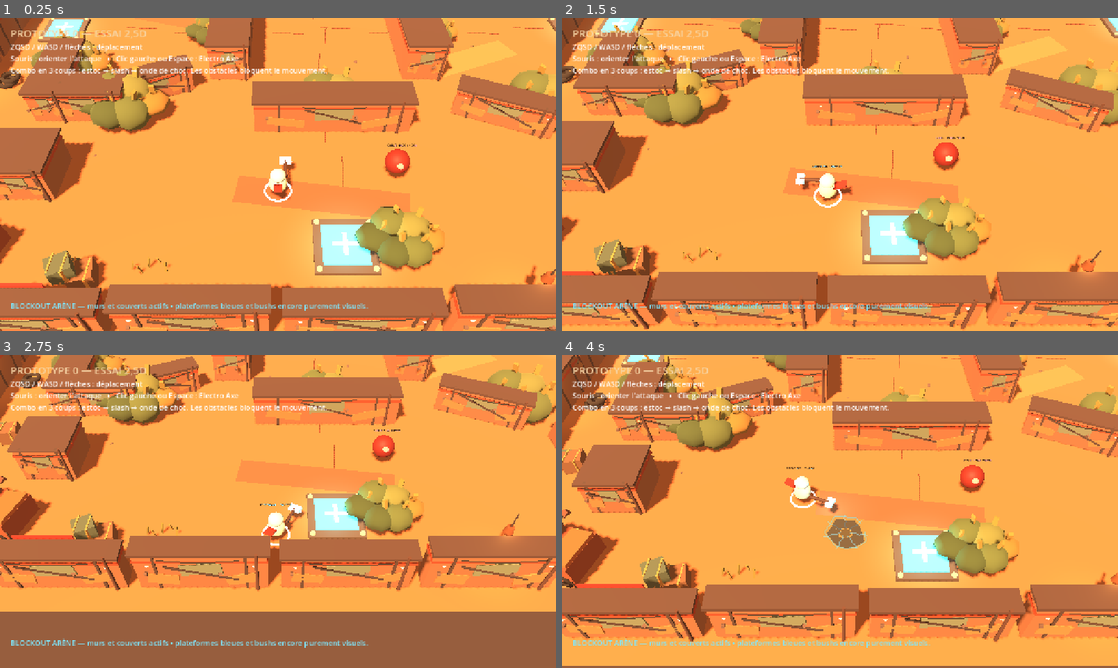
Above: before the commit, frames 1-4 (two rows, left to right).
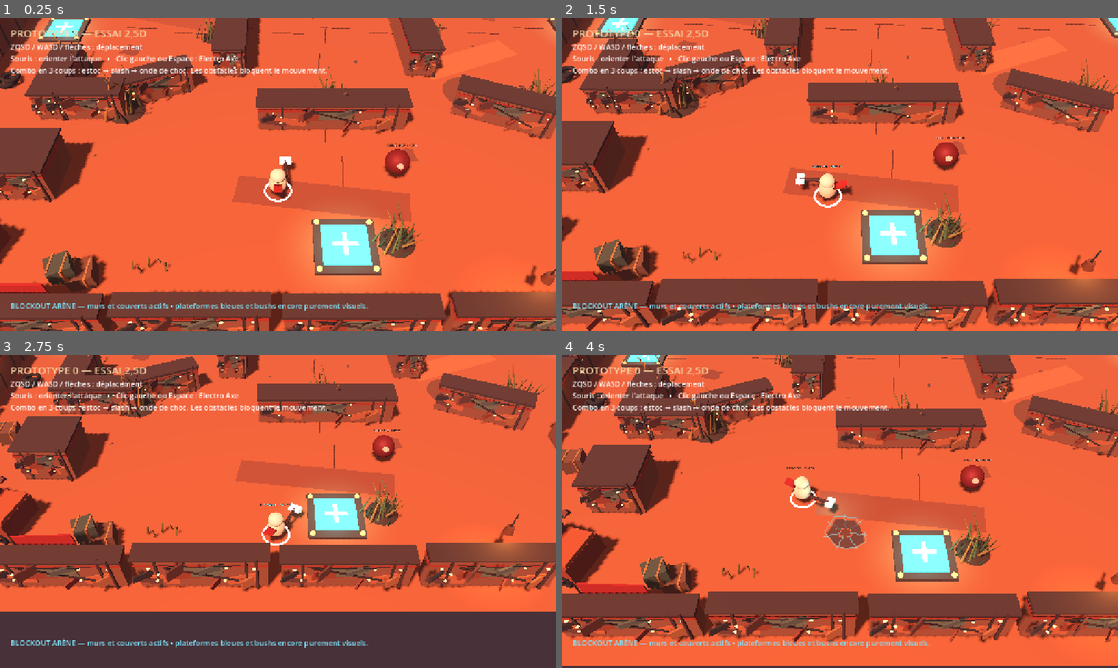
Above: after the commit, the same moments.

Repository: aKoMoses/PROTOTYPE-V0.1
Game: Godot game, scene res://scenes/main.tscn
Two runs of this game, one before a commit and one after it. Both use one fixed random seed, a clock stepped at 60 frames per second and the inputs below.
Inputs (mouse positions are in pixels of both pictures, inside the frame that each line leads up to):
- Up to frame 1 (0.25 s): no input
- Up to frame 2 (1.5 s): move the mouse to (962, 158) at 0.52 s; hold D 0.53-1.28 s; hold Q 0.53-1.28 s; click (962, 158) at 0.67 s; tap Space at 0.77 s; move the mouse to (728, 190) at 1.27 s; hold S from 1.28 s (still down); tap Z at 1.35 s
- Up to frame 3 (2.75 s): tap Space at 1.52 s; move the mouse to (333, 442) at 2.02 s; release S at 2.03 s; hold D from 2.03 s (still down); hold Q from 2.03 s (still down)
- Up to frame 4 (4 s): move the mouse to (812, 574) at 2.77 s; release D at 2.78 s; release Q at 2.78 s; hold W 2.78-3.53 s; tap Z at 2.85 s; click (812, 574) at 2.92 s; tap Space at 3.02, 3.77 s; move the mouse to (1006, 558) at 3.52 s; hold A from 3.53 s (still down); hold Q from 3.53 s (still down)

The runs differ from the first frame. In frame 1, 98% of the frame differs, in the area x 0-100%, y 0-100%; in frame 2, 98%; in frame 3, 98%; in frame 4, 98%.

Commit message:
Refine dark cartoon gladiator arena

Diff:
--- a/scripts/main.gd
+++ b/scripts/main.gd
@@ -5,6 +5,19 @@
 const TARGET_SCRIPT := preload("res://scripts/target_dummy.gd")
 
 var player: CharacterBody3D
+var _ambient_clock := 0.0
+var _flicker_lights: Array[OmniLight3D] = []
+
+
+func _process(delta: float) -> void:
+	_ambient_clock += delta
+	for index in range(_flicker_lights.size()):
+		var light := _flicker_lights[index]
+		if not is_instance_valid(light):
+			continue
+		var base_energy := float(light.get_meta("base_energy", 1.0))
+		var phase := float(index) * 1.71
+		light.light_energy = base_energy + sin(_ambient_clock * (5.0 + float(index % 3)) + phase) * 0.14 + sin(_ambient_clock * 11.0 + phase) * 0.06
 
 
 func _ready() -> void:
@@ -20,21 +33,21 @@
 	var world_environment := WorldEnvironment.new()
 	var environment := Environment.new()
 	environment.background_mode = Environment.BG_COLOR
-	environment.background_color = Color("#2b201d")
+	environment.background_color = Color("#20191b")
 	environment.ambient_light_source = Environment.AMBIENT_SOURCE_COLOR
-	environment.ambient_light_color = Color("#f2c08d")
-	environment.ambient_light_energy = 0.55
+	environment.ambient_light_color = Color("#b07b70")
+	environment.ambient_light_energy = 0.42
 	environment.fog_enabled = true
-	environment.fog_light_color = Color("#c6805b")
-	environment.fog_light_energy = 0.32
-	environment.fog_density = 0.006
+	environment.fog_light_color = Color("#755660")
+	environment.fog_light_energy = 0.24
+	environment.fog_density = 0.008
 	environment.tonemap_mode = Environment.TONE_MAPPER_FILMIC
 	world_environment.environment = environment
 	add_child(world_environment)
 
 	var sun := DirectionalLight3D.new()
-	sun.light_color = Color("#ffd0a1")
-	sun.light_energy = 1.25
+	sun.light_color = Color("#d8a18d")
+	sun.light_energy = 1.05
 	sun.rotation_degrees = Vector3(-55.0, -35.0, 0.0)
 	sun.shadow_enabled = true
 	add_child(sun)
@@ -49,6 +62,7 @@
 	ground.material_override = _material(Color("#a9663f"), 0.98)
 	add_child(ground)
 	_create_ground_details()
+	_create_ambient_dust()
 
 	_build_scrap_perimeter()
 
@@ -61,20 +75,20 @@
 
 	# Main readable lanes: two central columns, transverse covers and mirrored
 	# side pockets inspired by the reference without copying it literally.
-	_create_scrap_barrier("NorthCenterCover", Vector3(0.0, 1.15, -9.0), Vector3(11.5, 2.3, 2.0))
-	_create_scrap_barrier("WestSpine", Vector3(-7.0, 1.35, 1.2), Vector3(2.8, 2.7, 10.5))
-	_create_scrap_barrier("EastSpine", Vector3(7.0, 1.35, 1.2), Vector3(2.8, 2.7, 10.5))
-	_create_scrap_barrier("SouthCenterCover", Vector3(0.0, 1.15, 11.0), Vector3(10.0, 2.3, 2.0))
+	_create_scrap_barrier("NorthCenterCover", Vector3(0.0, 0.95, -9.0), Vector3(10.8, 1.9, 1.55))
+	_create_scrap_barrier("WestSpine", Vector3(-7.0, 1.10, 1.2), Vector3(2.15, 2.2, 9.6))
+	_create_scrap_barrier("EastSpine", Vector3(7.0, 1.10, 1.2), Vector3(2.15, 2.2, 9.6))
+	_create_scrap_barrier("SouthCenterCover", Vector3(0.0, 0.95, 11.0), Vector3(9.5, 1.9, 1.55))
 
 	_create_scrap_barrier("NorthWestAngle", Vector3(-11.3, 1.0, -9.4), Vector3(6.2, 2.0, 1.4), -24.0)
 	_create_scrap_barrier("SouthEastAngle", Vector3(11.3, 1.0, 10.8), Vector3(6.2, 2.0, 1.4), -24.0)
 	_create_scrap_barrier("NorthEastAngle", Vector3(12.0, 0.95, -6.7), Vector3(5.0, 1.9, 1.3), 25.0)
 	_create_scrap_barrier("SouthWestAngle", Vector3(-12.0, 0.95, 8.1), Vector3(5.0, 1.9, 1.3), 25.0)
 
-	_create_scrap_barrier("WestPocketLong", Vector3(-18.5, 1.15, 8.0), Vector3(2.2, 2.3, 6.0))
-	_create_scrap_barrier("WestPocketShort", Vector3(-16.0, 1.15, 10.0), Vector3(5.0, 2.3, 2.0))
-	_create_scrap_barrier("EastPocketLong", Vector3(18.5, 1.15, -8.0), Vector3(2.2, 2.3, 6.0))
-	_create_scrap_barrier("EastPocketShort", Vector3(16.0, 1.15, -10.0), Vector3(5.0, 2.3, 2.0))
+	_create_scrap_barrier("WestPocketLong", Vector3(-18.5, 1.0, 8.0), Vector3(1.8, 2.0, 5.5))
+	_create_scrap_barrier("WestPocketShort", Vector3(-16.0, 1.0, 10.0), Vector3(4.6, 2.0, 1.6))
+	_create_scrap_barrier("EastPocketLong", Vector3(18.5, 1.0, -8.0), Vector3(1.8, 2.0, 5.5))
+	_create_scrap_barrier("EastPocketShort", Vector3(16.0, 1.0, -10.0), Vector3(4.6, 2.0, 1.6))
 
 	_create_scrap_barrier("NorthWestBlock", Vector3(-17.5, 1.15, -15.0), Vector3(4.0, 2.3, 3.5))
 	_create_scrap_barrier("SouthEastBlock", Vector3(17.5, 1.15, 15.0), Vector3(4.0, 2.3, 3.5))
@@ -131,6 +145,10 @@
 	_create_dead_grass_line(Vector3(22.0, 0.0, 10.0), 5, 0.8)
 	_create_dead_grass_line(Vector3(-10.0, 0.0, 22.0), 5, 0.7)
 	_create_dead_grass_line(Vector3(10.0, 0.0, -22.0), 5, 0.7)
+	_create_arena_skull("SkullNorthWest", Vector3(-22.8, 0.0, -14.0), 0.85)
+	_create_arena_skull("SkullNorthEast", Vector3(22.8, 0.0, -14.0), 0.72)
+	_create_arena_skull("SkullSouthWest", Vector3(-22.8, 0.0, 14.0), 0.72)
+	_create_arena_skull("SkullSouthEast", Vector3(22.8, 0.0, 14.0), 0.85)
 
 
 func _create_wrecked_vehicle(node_name: String, vehicle_position: Vector3, rotation_y: float, with_crates: bool) -> void:
@@ -296,6 +314,8 @@
 	light.light_color = Color("#ffb55b")
 	light.light_energy = 1.2
 	light.omni_range = 4.5
+	light.set_meta("base_energy", 1.2)
+	_flicker_lights.append(light)
 	root.add_child(light)
 	add_child(root)
 
@@ -313,6 +333,52 @@
 		blade.rotation_degrees = Vector3(0.0, float(index) * 19.0, -12.0 + float(index % 2) * 23.0)
 		blade.material_override = _material(Color("#766b35") if index % 2 == 0 else Color("#96743b"), 1.0)
 		root.add_child(blade)
+	add_child(root)
+
+
+func _create_arena_skull(node_name: String, skull_position: Vector3, skull_scale: float) -> void:
+	var root := Node3D.new()
+	root.name = node_name
+	root.position = skull_position
+	root.scale = Vector3.ONE * skull_scale
+	var stake := MeshInstance3D.new()
+	var stake_mesh := CylinderMesh.new()
+	stake_mesh.top_radius = 0.04
+	stake_mesh.bottom_radius = 0.10
+	stake_mesh.height = 1.35
+	stake.mesh = stake_mesh
+	stake.position.y = 0.68
+	stake.material_override = _material(Color("#3b2e2b"), 0.94)
+	root.add_child(stake)
+	var skull := MeshInstance3D.new()
+	var skull_mesh := SphereMesh.new()
+	skull_mesh.radius = 0.46
+	skull_mesh.height = 0.72
+	skull.mesh = skull_mesh
+	skull.position.y = 1.25
+	skull.scale = Vector3(1.0, 0.88, 0.76)
+	skull.material_override = _material(Color("#c2ab85"), 0.92)
+	root.add_child(skull)
+	for side in [-1.0, 1.0]:
+		var eye := MeshInstance3D.new()
+		var eye_mesh := SphereMesh.new()
+		eye_mesh.radius = 0.095
+		eye_mesh.height = 0.14
+		eye.mesh = eye_mesh
+		eye.position = Vector3(side * 0.18, 1.30, -0.36)
+		eye.material_override = _material(Color("#e33c42"), 0.25, Color("#ff1f39"))
+		root.add_child(eye)
+	for side in [-1.0, 1.0]:
+		var horn := MeshInstance3D.new()
+		var horn_mesh := CylinderMesh.new()
+		horn_mesh.top_radius = 0.01
+		horn_mesh.bottom_radius = 0.12
+		horn_mesh.height = 0.42
+		horn.mesh = horn_mesh
+		horn.position = Vector3(side * 0.34, 1.55, 0.0)
+		horn.rotation_degrees = Vector3(0.0, 0.0, side * -28.0)
+		horn.material_override = _material(Color("#554036"), 0.95)
+		root.add_child(horn)
 	add_child(root)
 
 
@@ -346,6 +412,12 @@
 	# Old vehicle tracks are painted on the ground as broken, irregular lines.
 	_create_ground_track(Vector3(-20.0, 0.0, 0.0), Vector3(20.0, 0.0, 0.0), 0.12)
 	_create_ground_track(Vector3(0.0, 0.0, -19.0), Vector3(0.0, 0.0, 18.0), 0.10)
+	_create_blood_stain(Vector3(-15.0, 0.0, 2.8), 1.2, 0.34)
+	_create_blood_stain(Vector3(14.5, 0.0, -2.0), 0.9, 0.27)
+	_create_blood_stain(Vector3(-2.8, 0.0, -13.0), 0.72, 0.22)
+	_create_blood_stain(Vector3(4.5, 0.0, 14.2), 1.0, 0.29)
+	_create_scorch_mark(Vector3(10.0, 0.0, 8.0), 1.5)
+	_create_scorch_mark(Vector3(-10.0, 0.0, -5.0), 1.1)
 
 
 func _create_ground_rock(node_name: String, rock_position: Vector3, rock_scale: float) -> void:
@@ -382,6 +454,81 @@
 	mesh.surface_end()
 	track.mesh = mesh
 	add_child(track)
+
+
+func _create_ambient_dust() -> void:
+	var dust := GPUParticles3D.new()
+	dust.name = "ArenaDust"
+	dust.amount = 72
+	dust.lifetime = 8.0
+	dust.preprocess = 4.0
+	dust.visibility_aabb = AABB(Vector3(-28.0, 0.0, -28.0), Vector3(56.0, 8.0, 56.0))
+	var process_material := ParticleProcessMaterial.new()
+	process_material.direction = Vector3(0.25, 0.18, -0.1)
+	process_material.spread = 75.0
+	process_material.initial_velocity_min = 0.03
+	process_material.initial_velocity_max = 0.16
+	process_material.gravity = Vector3(0.0, 0.02, 0.0)
+	process_material.scale_min = 0.035
+	process_material.scale_max = 0.09
+	dust.process_material = process_material
+	var dust_mesh := SphereMesh.new()
+	dust_mesh.radius = 0.18
+	dust_mesh.height = 0.30
+	dust_mesh.material = _create_dust_material()
+	dust.draw_pass_1 = dust_mesh
+	dust.position = Vector3(0.0, 0.45, 0.0)
+	dust.emitting = true
+	add_child(dust)
+
+
+func _create_dust_material() -> StandardMaterial3D:
+	var material := StandardMaterial3D.new()
+	material.transparency = BaseMaterial3D.TRANSPARENCY_ALPHA
+	material.shading_mode = BaseMaterial3D.SHADING_MODE_UNSHADED
+	material.albedo_color = Color(0.55, 0.35, 0.25, 0.16)
+	return material
+
+
+func _create_blood_stain(stain_position: Vector3, radius: float, alpha: float) -> void:
+	var stain := MeshInstance3D.new()
+	var mesh := ImmediateMesh.new()
+	var material := _create_transparent_material(Color("#431f29"), alpha)
+	mesh.surface_begin(Mesh.PRIMITIVE_TRIANGLES, material)
+	var points: Array[Vector3] = []
+	for index in range(11):
+		var angle := TAU * float(index) / 10.0
+		var irregular := radius * (0.55 + float((index * 7) % 5) * 0.10)
+		points.append(Vector3(cos(angle) * irregular, 0.025, sin(angle) * irregular * 0.72))
+	for index in range(1, points.size() - 1):
+		mesh.surface_add_vertex(points[0])
+		mesh.surface_add_vertex(points[index])
+		mesh.surface_add_vertex(points[index + 1])
+	mesh.surface_end()
+	stain.mesh = mesh
+	stain.position = stain_position
+	stain.rotation_degrees.y = fmod(stain_position.x * 13.0 + stain_position.z * 4.0, 360.0)
+	add_child(stain)
+
+
+func _create_scorch_mark(mark_position: Vector3, radius: float) -> void:
+	var scorch := MeshInstance3D.new()
+	var mesh := CylinderMesh.new()
+	mesh.top_radius = radius
+	mesh.bottom_radius = radius * 1.2
+	mesh.height = 0.025
+	scorch.mesh = mesh
+	scorch.position = mark_position + Vector3.UP * 0.03
+	scorch.material_override = _create_transparent_material(Color("#292025"), 0.34)
+	add_child(scorch)
+
+
+func _create_transparent_material(color: Color, alpha: float) -> StandardMaterial3D:
+	var material := StandardMaterial3D.new()
+	material.transparency = BaseMaterial3D.TRANSPARENCY_ALPHA
+	material.shading_mode = BaseMaterial3D.SHADING_MODE_UNSHADED
+	material.albedo_color = Color(color.r, color.g, color.b, alpha)
+	return material
 
 
 func _create_brazier(node_name: String, brazier_position: Vector3) -> void:
@@ -411,6 +558,8 @@
 	light.light_color = Color("#ff9d4c")
 	light.light_energy = 1.3
 	light.omni_range = 5.0
+	light.set_meta("base_energy", 1.3)
+	_flicker_lights.append(light)
 	root.add_child(light)
 	var smoke := GPUParticles3D.new()
 	smoke.amount = 10
@@ -471,10 +620,10 @@
 	_create_invisible_limit("EastLimit", Vector3(26.0, 1.5, 0.0), Vector3(0.8, 3.0, 52.0))
 	for index in range(7):
 		var offset := -22.0 + float(index) * 7.3
-		_create_scrap_barrier("NorthPanel%d" % index, Vector3(offset, 1.25, -25.1), Vector3(6.6, 2.5 + float(index % 2) * 0.5, 1.0))
-		_create_scrap_barrier("SouthPanel%d" % index, Vector3(-offset, 1.25, 25.1), Vector3(6.6, 2.5 + float((index + 1) % 2) * 0.5, 1.0))
-		_create_scrap_barrier("WestPanel%d" % index, Vector3(-25.1, 1.25, -offset), Vector3(1.0, 2.5 + float(index % 2) * 0.5, 6.6))
-		_create_scrap_barrier("EastPanel%d" % index, Vector3(25.1, 1.25, offset), Vector3(1.0, 2.5 + float((index + 1) % 2) * 0.5, 6.6))
+		_create_scrap_barrier("NorthPanel%d" % index, Vector3(offset, 1.05, -25.1), Vector3(6.6, 2.1 + float(index % 2) * 0.35, 0.86))
+		_create_scrap_barrier("SouthPanel%d" % index, Vector3(-offset, 1.05, 25.1), Vector3(6.6, 2.1 + float((index + 1) % 2) * 0.35, 0.86))
+		_create_scrap_barrier("WestPanel%d" % index, Vector3(-25.1, 1.05, -offset), Vector3(0.86, 2.1 + float(index % 2) * 0.35, 6.6))
+		_create_scrap_barrier("EastPanel%d" % index, Vector3(25.1, 1.05, offset), Vector3(0.86, 2.1 + float((index + 1) % 2) * 0.35, 6.6))
 	for banner_data in [
 		[Vector3(-15.0, 2.0, -24.45), 0.0], [Vector3(15.0, 2.0, -24.45), 0.0],
 		[Vector3(-15.0, 2.0, 24.45), 0.0], [Vector3(15.0, 2.0, 24.45), 0.0],
@@ -493,11 +642,12 @@
 	body.rotation_degrees.y = rotation_y
 	var pale_panel := MeshInstance3D.new()
 	var panel_mesh := BoxMesh.new()
-	panel_mesh.size = Vector3(maxf(0.18, size.x - 0.25), maxf(0.25, size.y * 0.62), maxf(0.18, size.z - 0.25))
+	panel_mesh.size = Vector3(maxf(0.18, size.x * 0.70), maxf(0.25, size.y * 0.42), maxf(0.18, size.z * 0.70))
 	pale_panel.mesh = panel_mesh
 	pale_panel.position.y = size.y * 0.16
-	pale_panel.material_override = _material(Color("#c7a17b"), 0.92)
+	pale_panel.material_override = _material(Color("#a88569"), 0.94)
 	body.add_child(pale_panel)
+	_create_debris_face(body, size)
 	var rust_strip := MeshInstance3D.new()
 	var strip_mesh := BoxMesh.new()
 	if size.x >= size.z:
@@ -589,6 +739,31 @@
 	parent.add_child(cable)
 
 
+func _create_debris_face(parent: Node3D, size: Vector3) -> void:
+	var debris_colors := [Color("#67453a"), Color("#8c4b31"), Color("#5b6257"), Color("#a06c44"), Color("#3f3837")]
+	for index in range(7):
+		var plate := MeshInstance3D.new()
+		var mesh := BoxMesh.new()
+		var width := clampf(size.x * (0.18 + float(index % 3) * 0.08), 0.25, 1.8)
+		var height := clampf(size.y * (0.17 + float(index % 2) * 0.13), 0.20, 0.70)
+		mesh.size = Vector3(width, height, 0.10)
+		plate.mesh = mesh
+		plate.position = Vector3(-size.x * 0.40 + float(index % 4) * size.x * 0.26, -size.y * 0.16 + float(index % 3) * size.y * 0.23, size.z * 0.51 + 0.07)
+		plate.rotation_degrees = Vector3(0.0, float(index) * 9.0, -14.0 + float(index % 4) * 8.0)
+		plate.material_override = _material(debris_colors[index % debris_colors.size()], 0.88)
+		parent.add_child(plate)
+		if index % 2 == 0:
+			var bolt := MeshInstance3D.new()
+			var bolt_mesh := SphereMesh.new()
+			bolt_mesh.radius = 0.08
+			bolt_mesh.height = 0.11
+			bolt.mesh = bolt_mesh
+			bolt.position = plate.position + Vector3(width * 0.28, height * 0.25, 0.09)
+			bolt.scale = Vector3(1.0, 0.5, 1.0)
+			bolt.material_override = _material(Color("#d3a15d"), 0.55, Color("#8a4f2e"))
+			parent.add_child(bolt)
+
+
 func _create_barrier_rubble(parent: Node3D, size: Vector3) -> void:
 	for index in range(4):
 		var rubble := MeshInstance3D.new()
@@ -740,40 +915,40 @@
 	var root := Node3D.new()
 	root.name = node_name
 	root.position = bush_position
-	# Bushes are deliberately oversized landmarks for the future stealth system.
-	root.scale = Vector3.ONE * bush_scale * 1.45
+	# These are tall-grass gameplay landmarks, not round bushes: dense blades
+	# create the readable League-like silhouette while staying fully non-colliding.
+	root.scale = Vector3.ONE * bush_scale * 1.35
 	root.add_to_group("bush_placeholder")
-	var colors := [Color("#405132"), Color("#53613b"), Color("#6c7041"), Color("#8a6a37")]
-	var offsets := [Vector3(-0.92, 0.55, 0.1), Vector3(-0.35, 0.82, -0.35), Vector3(0.35, 0.72, -0.15), Vector3(0.92, 0.48, 0.12), Vector3(-0.25, 0.48, 0.65), Vector3(0.38, 0.45, 0.62)]
-	for index in range(offsets.size()):
-		var tuft := MeshInstance3D.new()
-		var tuft_mesh := SphereMesh.new()
-		tuft_mesh.radius = 0.72
-		tuft_mesh.height = 1.05
-		tuft_mesh.radial_segments = 7
-		tuft_mesh.rings = 4
-		tuft.mesh = tuft_mesh
-		tuft.position = offsets[index]
-		tuft.scale = Vector3(1.0, 0.72 + float(index % 3) * 0.20, 0.85)
-		tuft.material_override = _material(colors[index % colors.size()], 1.0)
-		root.add_child(tuft)
-		var stem := MeshInstance3D.new()
-		var stem_mesh := CylinderMesh.new()
-		stem_mesh.top_radius = 0.035
-		stem_mesh.bottom_radius = 0.08
-		stem_mesh.height = 0.72
-		stem.mesh = stem_mesh
-		stem.position = offsets[index] - Vector3.UP * 0.28
-		stem.material_override = _material(Color("#51402c"), 1.0)
-		root.add_child(stem)
+	var colors := [Color("#3d4e2f"), Color("#53613b"), Color("#73703d"), Color("#9a7539")]
+	var blade_meshes: Array[Mesh] = []
+	for color in colors:
+		var mesh := CylinderMesh.new()
+		mesh.top_radius = 0.012
+		mesh.bottom_radius = 0.075
+		mesh.height = 1.0
+		mesh.radial_segments = 5
+		mesh.material = _material(color, 1.0)
+		blade_meshes.append(mesh)
+	for index in range(18):
 		var blade := MeshInstance3D.new()
-		var blade_mesh := BoxMesh.new()
-		blade_mesh.size = Vector3(0.10, 0.68 + float(index % 3) * 0.16, 0.18)
-		blade.mesh = blade_mesh
-		blade.position = offsets[index] + Vector3(0.18, 0.36, -0.12)
-		blade.rotation_degrees = Vector3(0.0, float(index) * 31.0, -18.0 + float(index % 2) * 32.0)
-		blade.material_override = _material(Color("#8b743b"), 1.0)
+		blade.mesh = blade_meshes[index % blade_meshes.size()]
+		var angle := TAU * float(index) / 18.0
+		var radius := 0.18 + float(index % 5) * 0.16
+		var blade_height := 0.85 + float(index % 4) * 0.28
+		blade.position = Vector3(cos(angle) * radius, blade_height * 0.5, sin(angle) * radius)
+		blade.scale = Vector3(0.72 + float(index % 3) * 0.18, blade_height, 0.72 + float(index % 2) * 0.20)
+		blade.rotation_degrees = Vector3(float(index % 4) * 8.0, rad_to_deg(angle), -22.0 + float(index % 5) * 11.0)
 		root.add_child(blade)
+	# A dark, broken base makes the grass read as one dense clump from the camera.
+	var base := MeshInstance3D.new()
+	var base_mesh := CylinderMesh.new()
+	base_mesh.top_radius = 0.48
+	base_mesh.bottom_radius = 0.70
+	base_mesh.height = 0.12
+	base.mesh = base_mesh
+	base.material_override = _material(Color("#4a3b2d"), 1.0)
+	base.position.y = 0.06
+	root.add_child(base)
 	add_child(root)
 
 
@@ -831,6 +1006,9 @@
 	pole.material_override = _material(Color("#453831"), 0.85)
 	root.add_child(pole)
 	add_child(root)
+	var sway := create_tween().set_loops()
+	sway.tween_property(banner, "rotation_degrees", Vector3(0.0, 0.0, 3.0), 0.9).set_trans(Tween.TRANS_SINE)
+	sway.tween_property(banner, "rotation_degrees", Vector3(0.0, 0.0, -3.0), 1.1).set_trans(Tween.TRANS_SINE)
 
 
 func _build_player() -> void:
